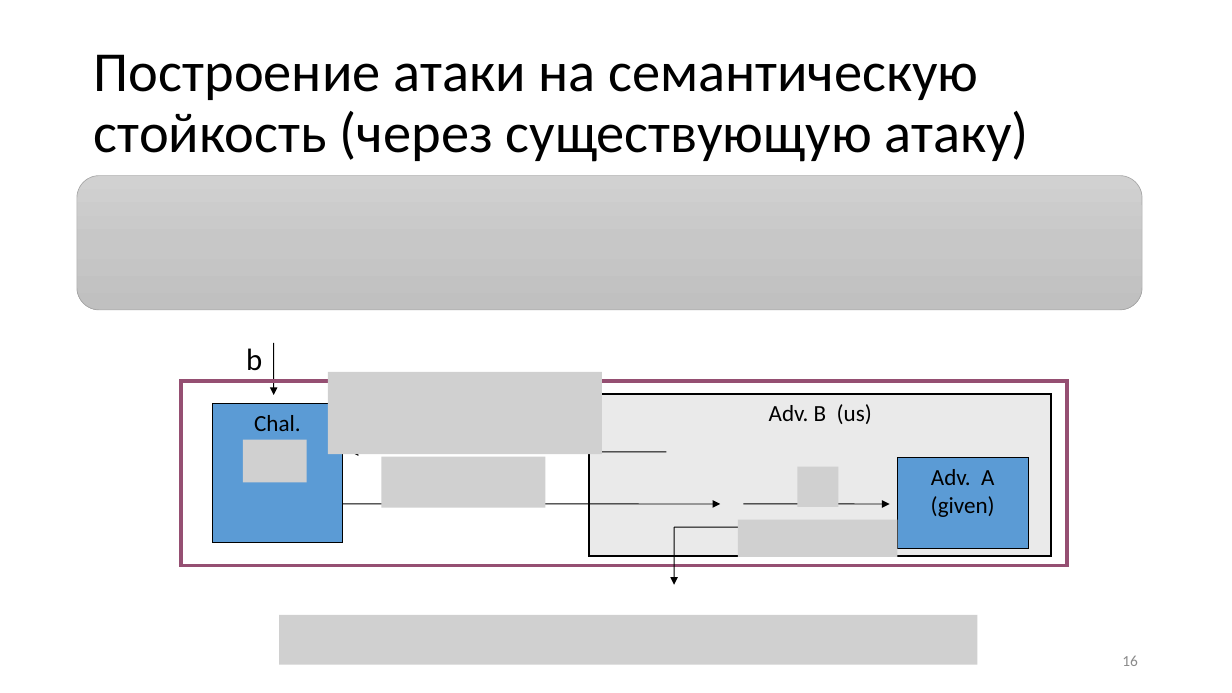
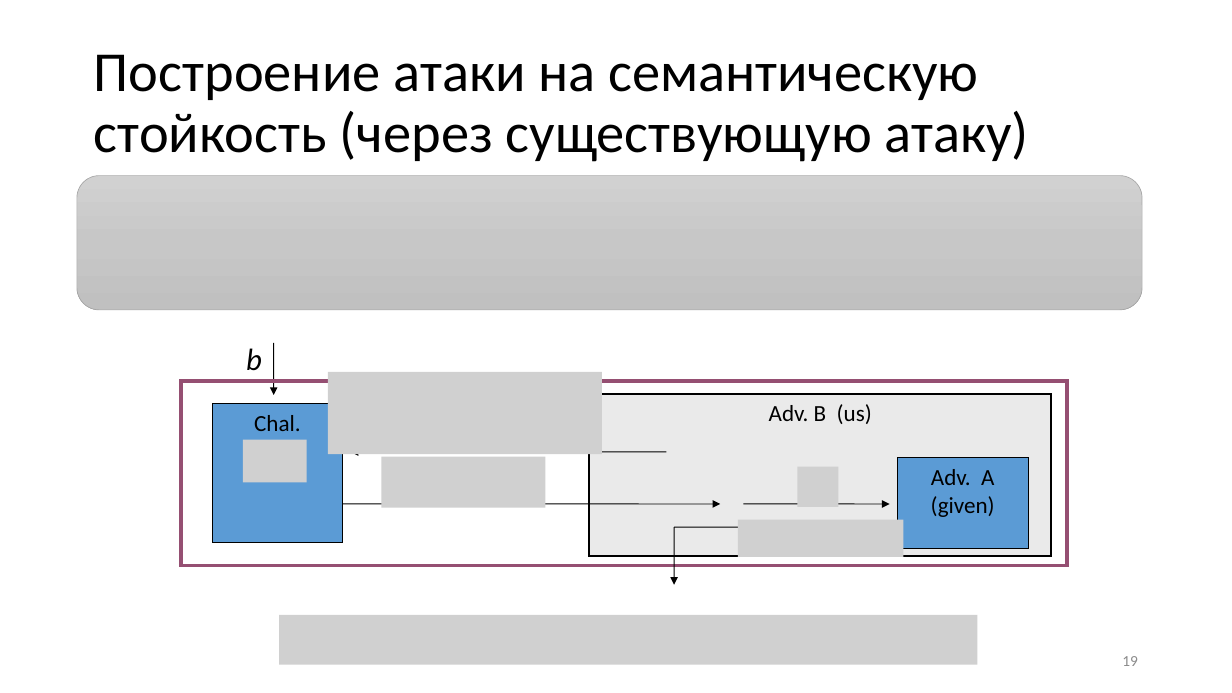
Before and after one commit to CryptoCourse/CryptoLectures, a slide deck: slide 19 of Lectures/Lecture1-b.pptx (slide 16 before the commit). Drawn at 1232x693 pixels with LibreOffice and Linux fonts; fonts in the diff are those of the drawing; grey boxes stand for pictures. Boxes give left, top, right and bottom in pixels: in the first picture for what was removed or moved away, otherwise in the second. Text is boxed around its words. In the diff, an @@ line names an element or a change of style, - is before the commit and + after.

```diff
--- a/Lectures/Lecture1-b.pptx
+++ b/Lectures/Lecture1-b.pptx
@@ text "b" at box(246, 348, 262, 371): italic on @@
@@ picture: place and size @@
-picture at box(738, 519, 898, 556)
+picture at box(738, 519, 904, 556)
@@ page number at box(1122, 656, 1138, 666): text changed @@
-16
+19
```
Also in this commit, not shown: 3 other slides changed, 3 slides added, 1 other file.
